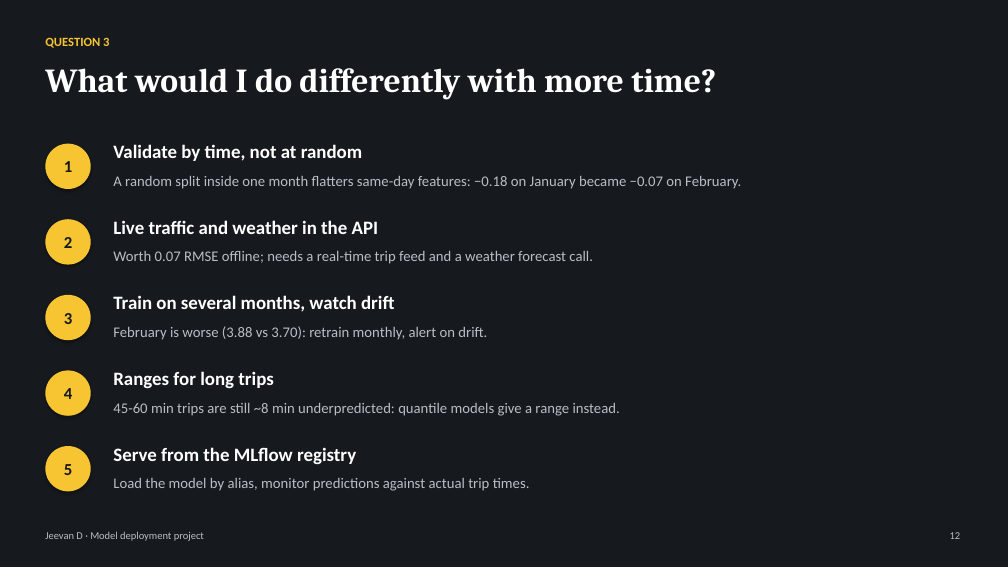
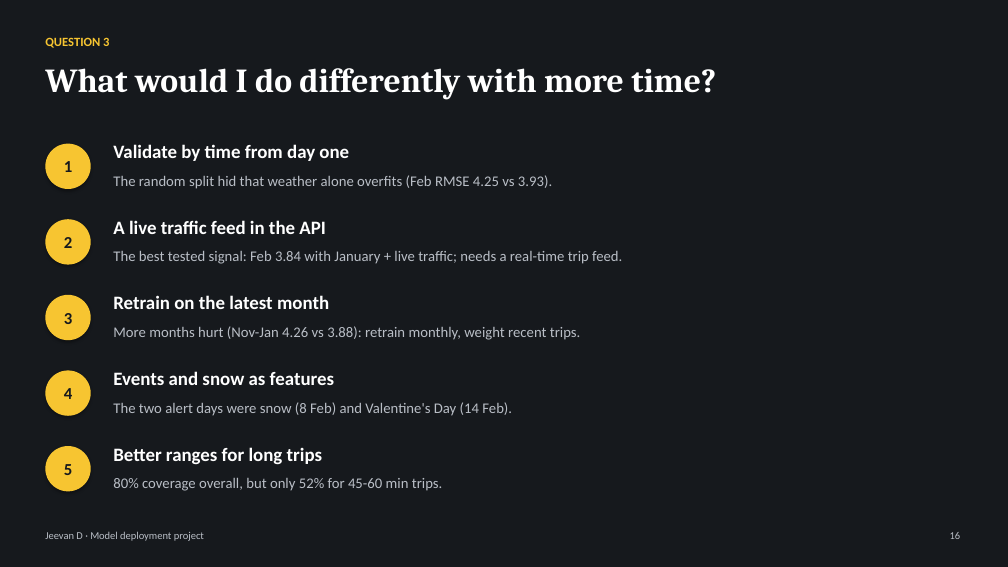
Before and after one commit to jeevan516/model-deployment-project, a slide deck: slide 16 of presentation/model-deployment-project.pptx (slide 12 before the commit). Drawn at 1008x567 pixels with LibreOffice and Linux fonts; fonts in the diff are those of the drawing. Boxes give left, top, right and bottom in pixels: in the first picture for what was removed or moved away, otherwise in the second. Text is boxed around its words. In the diff, an @@ line names an element or a change of style, - is before the commit and + after.

Commit message:
Implement the 'more time' answers: time-based validation, multi-month training and drift check, prediction ranges, MLflow registry serving, daily monitoring; deck 17 slides

```diff
--- a/presentation/model-deployment-project.pptx
+++ b/presentation/model-deployment-project.pptx
@@ text at bbox=[113, 144, 349, 161]: text changed @@
-Validate by time, not at random
+Validate by time from day one
@@ text at bbox=[113, 175, 552, 189]: text changed @@
-A random split inside one month flatters same-day features: −0.18 on January became −0.07 on February.
+The random split hid that weather alone overfits (Feb RMSE 4.25 vs 3.93).
@@ text at bbox=[113, 220, 326, 234]: text changed @@
-Live traffic and weather in the API
+A live traffic feed in the API
@@ text at bbox=[113, 251, 622, 264]: text changed @@
-Worth 0.07 RMSE offline; needs a real-time trip feed and a weather forecast call.
+The best tested signal: Feb 3.84 with January + live traffic; needs a real-time trip feed.
@@ text at bbox=[113, 295, 329, 309]: text changed @@
-Train on several months, watch drift
+Retrain on the latest month
@@ text at bbox=[113, 326, 581, 340]: text changed @@
-February is worse (3.88 vs 3.70): retrain monthly, alert on drift.
+More months hurt (Nov-Jan 4.26 vs 3.88): retrain monthly, weight recent trips.
@@ text at bbox=[113, 371, 334, 385]: text changed @@
-Ranges for long trips
+Events and snow as features
@@ text at bbox=[113, 402, 512, 416]: text changed @@
-45-60 min trips are still ~8 min underpredicted: quantile models give a range instead.
+The two alert days were snow (8 Feb) and Valentine's Day (14 Feb).
@@ text at bbox=[113, 447, 322, 465]: text changed @@
-Serve from the MLflow registry
+Better ranges for long trips
@@ text at bbox=[113, 478, 443, 491]: text changed @@
-Load the model by alias, monitor predictions against actual trip times.
+80% coverage overall, but only 52% for 45-60 min trips.
```
Also in this commit, not shown: 5 other slides changed, 4 slides added, 16 other files.
